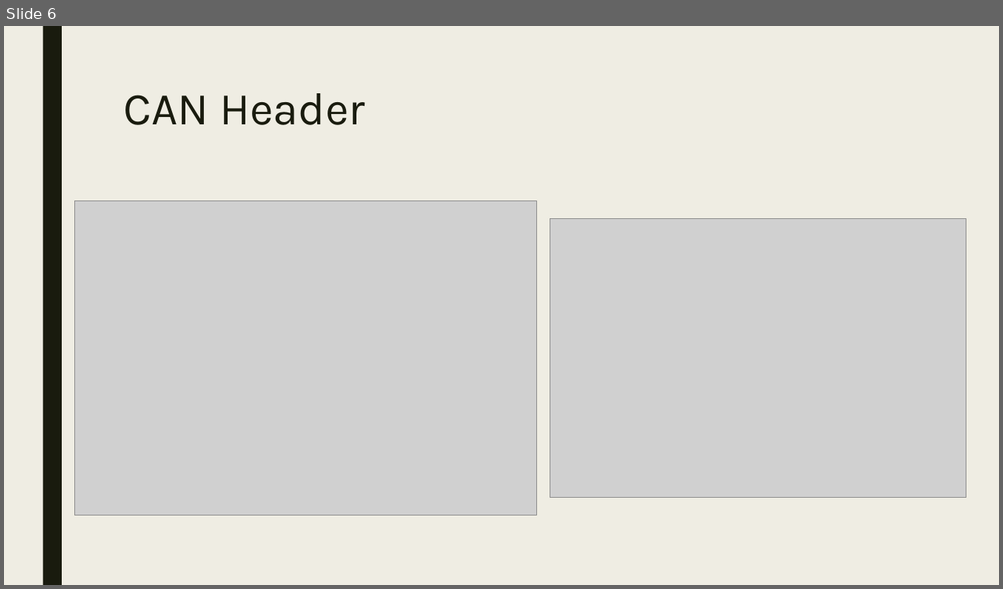
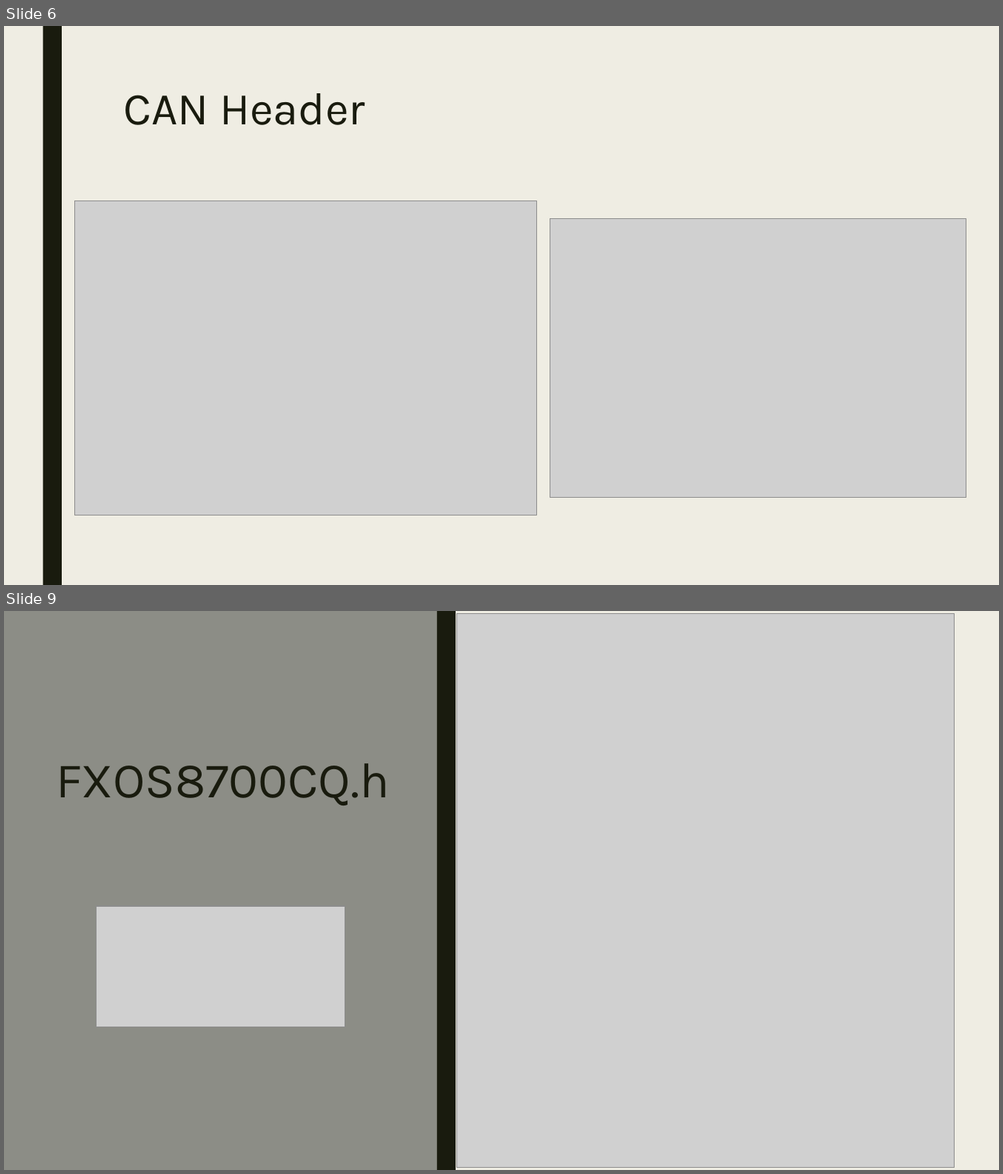
Before and after one commit to mlarroque/TP2-LABmicros, a slide deck: PPT/Comunicación serie.pptx. Shown one above the other, each under a label of ours: slide 6 before the commit, slides 6 and 9 after it; the slides between them are not shown. The pictures are 1003x589 and 1003x1174 pixels, drawn with LibreOffice and Linux fonts; fonts in the diff are those of the drawing; grey boxes stand for pictures. Boxes give left, top, right and bottom in pixels: in the first picture for what was removed or moved away, otherwise in the second. Text is boxed around its words. In the diff, an @@ line names an element or a change of style, - is before the commit and + after.

```diff
--- a/PPT/Comunicación serie.pptx
+++ b/PPT/Comunicación serie.pptx
@@ slide 9 added at <box>4,611,999,1170</box>, background #EFEDE3 @@
@@ rectangle added at <box>4,611,437,1170</box>, fill #8C8D86 @@
@@ rectangle added at <box>437,611,455,1170</box>, fill #191B0E @@
@@ picture added at <box>457,613,955,1168</box> @@
@@ title added at <box>57,763,390,806</box>, 48 pt, text #191B0E @@
+FXOS8700CQ.h
@@ picture added at <box>96,906,344,1028</box> @@
```
Also in this commit, not shown: 2 slides changed, 2 other slides added, 2 other files.
